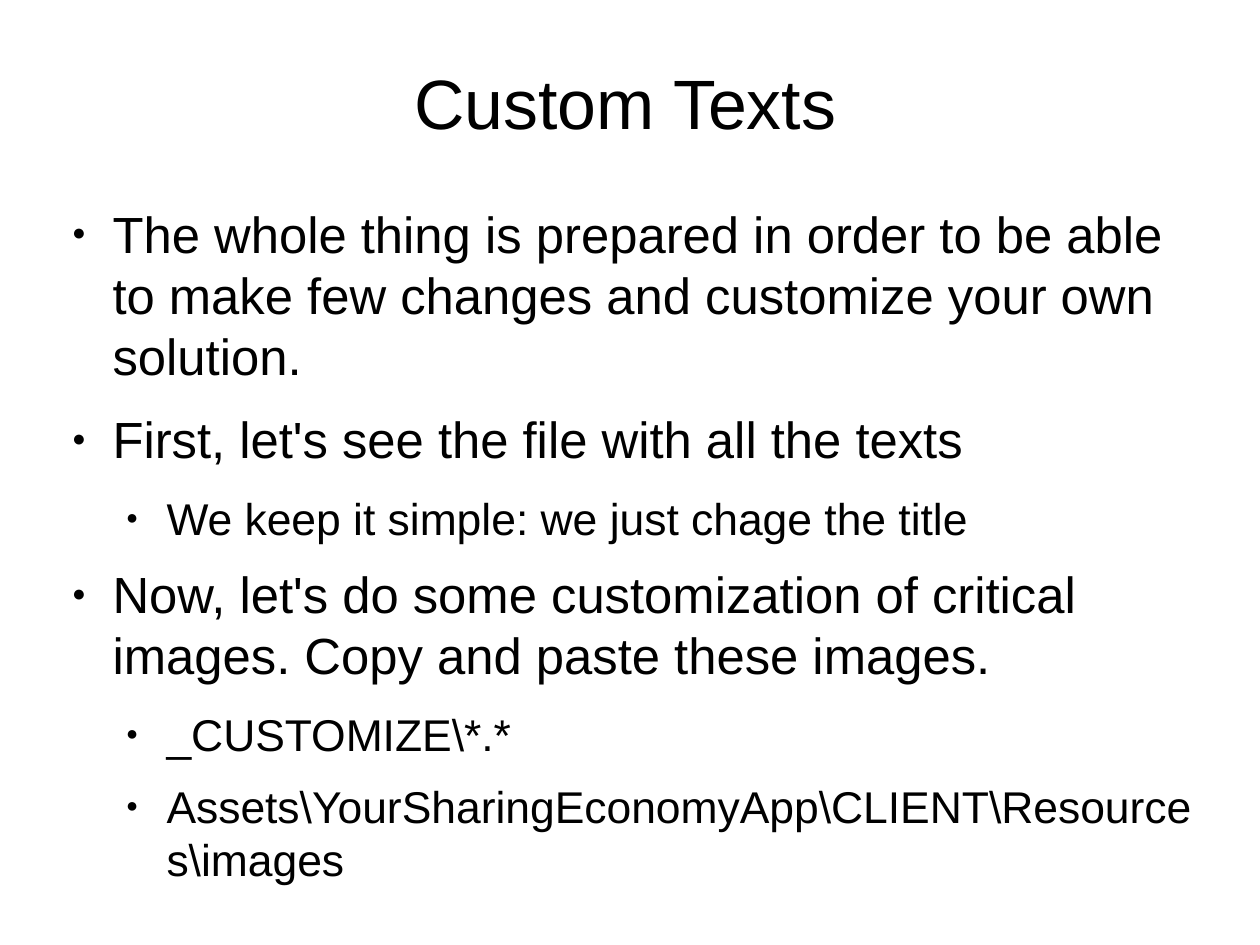
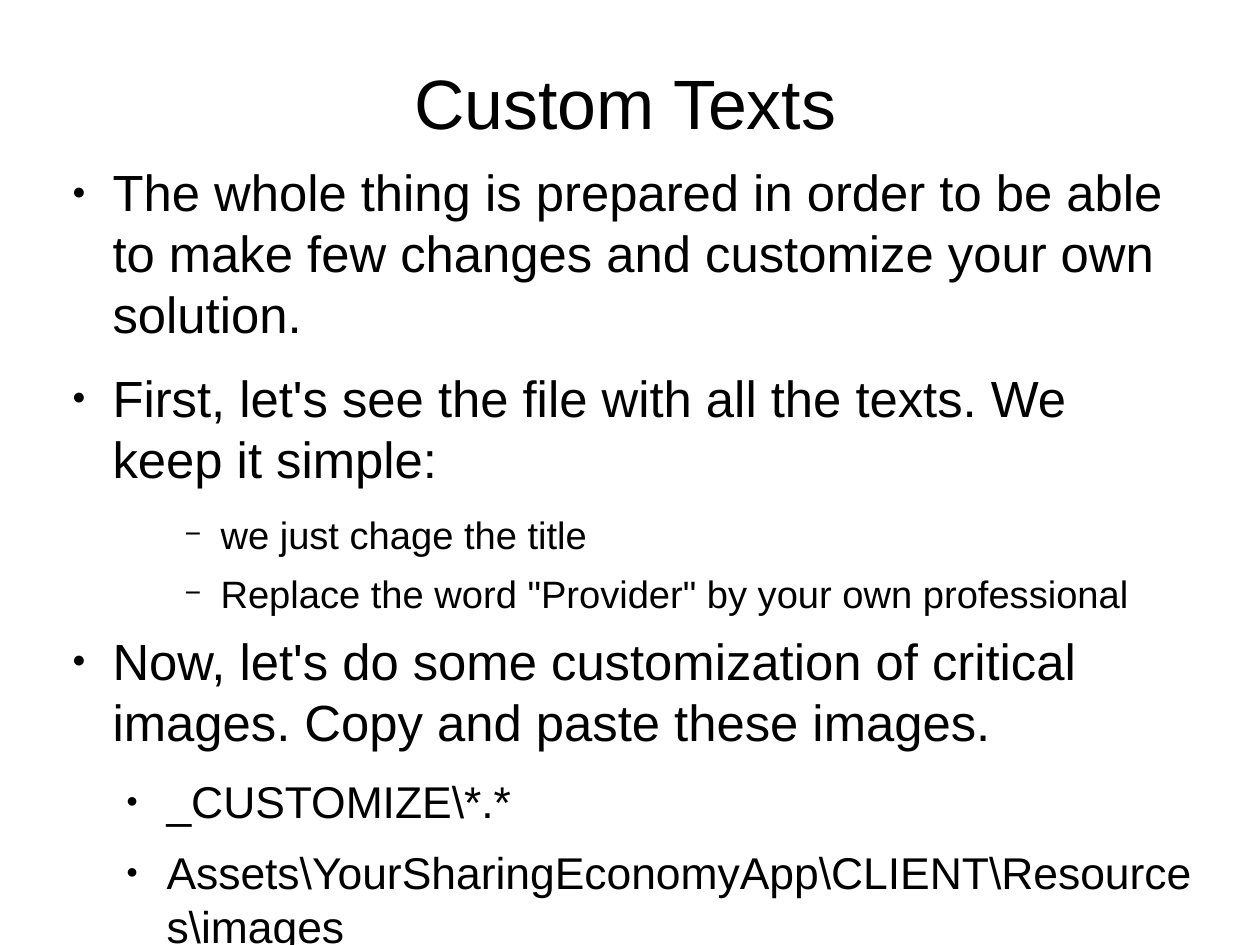
Before and after one commit to EstebanGameDevelopment/YourSharingEconomyApp, a slide deck: slide 26 of TUTORIAL.odp (slide 22 before the commit). Drawn at 1260x945 pixels with LibreOffice and Linux fonts; fonts in the diff are those of the drawing. Boxes give left, top, right and bottom in pixels: in the first picture for what was removed or moved away, otherwise in the second. Text is boxed around its words. In the diff, an @@ line names an element or a change of style, - is before the commit and + after.

Commit message:
Presentations updated. Included Blockchain for Sharing Economy App.

```diff
--- a/TUTORIAL.odp
+++ b/TUTORIAL.odp
@@ text "The whole thing is prepared ..." moved from (x1=113, y1=216, x2=1192, y2=832) to (x1=113, y1=174, x2=1192, y2=899) @@
@@ text at (x1=113, y1=380, x2=1128, y2=616): text changed; size 32 to 24 pt @@
-● First, let's see the file with all the texts
-  ● We keep it simple: we just chage the title
+● First, let's see the file with all the texts. We keep it simple:
+    − we just chage the title
+    − Replace the word "Provider" by your own professional
```
Also in this commit, not shown: 6 other slides changed, 4 slides added, 2 slides removed, 3 other files.
